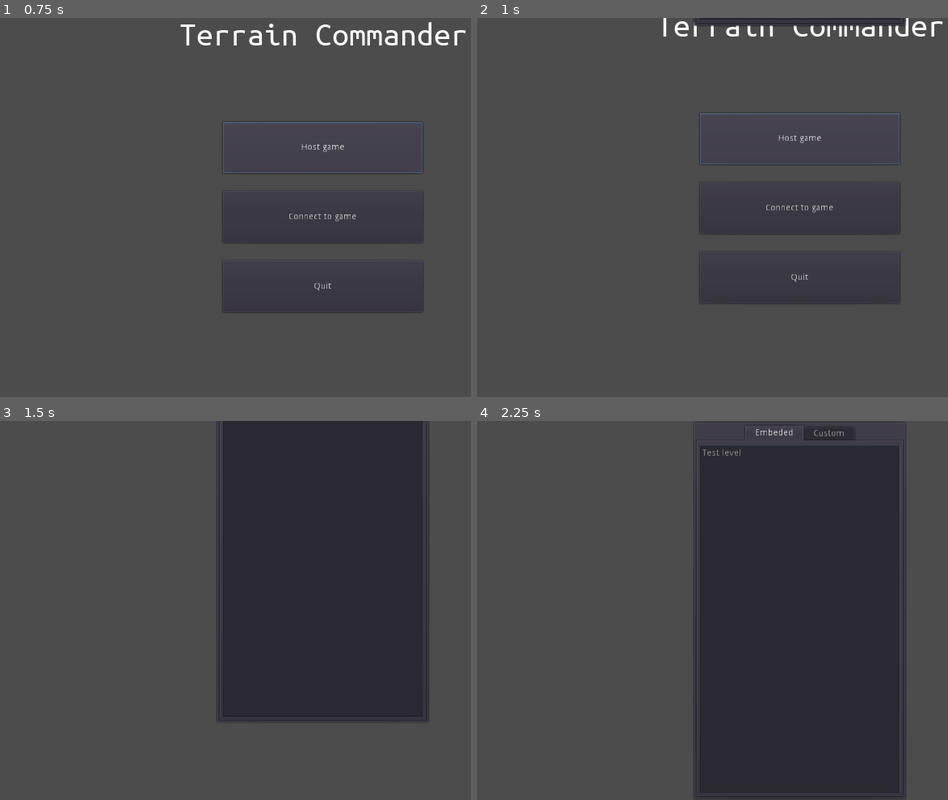
Above: before the commit, frames 1-4 (two rows, left to right).
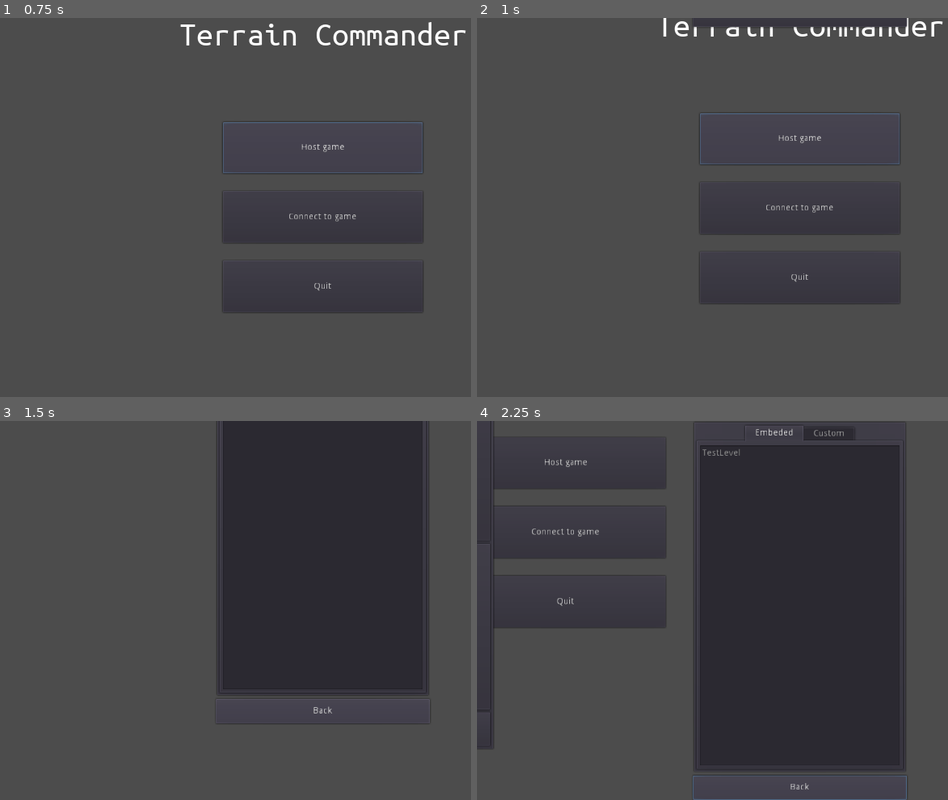
Above: after the commit, the same moments.

Repository: Blinc13/terrain_commander
Game: Godot game, scene res://scenes/ui/MainMenu.tscn
Two runs of this game, one before a commit and one after it. Both use one fixed random seed, a clock stepped at 60 frames per second and the inputs below.
Inputs (mouse positions are in pixels of both pictures, inside the frame that each line leads up to):
- Up to frame 1 (0.75 s): click "Host game" at 0.5 s
- Up to frame 2 (1 s): no input
- Up to frame 3 (1.5 s): click "Connect to game" at 1.25 s
- Up to frame 4 (2.25 s): click (801, 788) at 2 s, where only the run after the commit has a clickable "Back"

Frame 1 is identical in both runs. In frame 2, 0.1% of the frame differs, in the area x 45-92%, y 0-3%; in frame 3, 2.4%; in frame 4, 3.6%, in the area x 0-92%, y 0-100%.

Commit message:
Update ui

Diff:
--- a/project.godot
+++ b/project.godot
@@ -13,6 +13,11 @@
 "class": "Game",
 "language": "GDScript",
 "path": "res://src/objects/game.gd"
+}, {
+"base": "Control",
+"class": "MainMenuRoot",
+"language": "GDScript",
+"path": "res://src/ui/main_menu.gd"
 }, {
 "base": "RigidBody2D",
 "class": "Player",
@@ -46,6 +51,7 @@
 } ]
 _global_script_class_icons={
 "Game": "",
+"MainMenuRoot": "",
 "Player": "",
 "PlayersManager": "",
 "Projectile": "",
--- a/scenes/ui/MainMenu.tscn
+++ b/scenes/ui/MainMenu.tscn
@@ -1,42 +1,16 @@
-[gd_scene load_steps=6 format=2]
+[gd_scene load_steps=8 format=2]
 
 [ext_resource path="res://assets/fonts/Ubuntu_Mono/UbuntuMono-Regular.ttf" type="DynamicFontData" id=1]
 [ext_resource path="res://src/ui/main_menu.gd" type="Script" id=2]
 [ext_resource path="res://src/ui/animation.gd" type="Script" id=3]
+[ext_resource path="res://src/ui/main_menu_title.gd" type="Script" id=4]
+[ext_resource path="res://src/ui/main_menu_levels_list.gd" type="Script" id=5]
+[ext_resource path="res://src/ui/main_menu_lobby.gd" type="Script" id=6]
 
 [sub_resource type="DynamicFont" id=1]
 size = 55
 font_data = ExtResource( 1 )
 
-[sub_resource type="Animation" id=2]
-resource_name = "main_to_levels"
-length = 1.5
-step = 0.5
-tracks/0/type = "value"
-tracks/0/path = NodePath("MainScreen:rect_position")
-tracks/0/interp = 1
-tracks/0/loop_wrap = true
-tracks/0/imported = false
-tracks/0/enabled = true
-tracks/0/keys = {
-"times": PoolRealArray( 0, 1.5 ),
-"transitions": PoolRealArray( 0.129408, 0.129408 ),
-"update": 0,
-"values": [ Vector2( 0, 49 ), Vector2( 3, 737 ) ]
-}
-tracks/1/type = "value"
-tracks/1/path = NodePath("LevelsList/HBoxContainer/LevelsList:rect_position")
-tracks/1/interp = 1
-tracks/1/loop_wrap = true
-tracks/1/imported = false
-tracks/1/enabled = true
-tracks/1/keys = {
-"times": PoolRealArray( 0, 1.5 ),
-"transitions": PoolRealArray( 0.1291, 0.1291 ),
-"update": 0,
-"values": [ Vector2( 283, -554 ), Vector2( 280, 78 ) ]
-}
-
 [node name="Control" type="Control"]
 anchor_right = 1.0
 anchor_bottom = 1.0
@@ -49,6 +23,7 @@
 margin_top = -300.0
 margin_bottom = 300.0
 alignment = 1
+script = ExtResource( 4 )
 
 [node name="Label" type="Label" parent="MainScreen"]
 margin_right = 1024.0
@@ -135,6 +110,7 @@
 anchor_bottom = 0.5
 margin_top = -900.0
 margin_bottom = -300.0
+script = ExtResource( 5 )
 
 [node name="HBoxContainer" type="HBoxContainer" parent="LevelsList"]
 margin_right = 1024.0
@@ -146,19 +122,25 @@
 margin_bottom = 600.0
 size_flags_horizontal = 3
 
-[node name="LevelsList" type="PanelContainer" parent="LevelsList/HBoxContainer"]
+[node name="VBoxContainer" type="VBoxContainer" parent="LevelsList/HBoxContainer"]
 margin_left = 342.0
 margin_right = 681.0
 margin_bottom = 600.0
 size_flags_horizontal = 3
 
-[node name="TabContainer" type="TabContainer" parent="LevelsList/HBoxContainer/LevelsList"]
+[node name="LevelsList" type="PanelContainer" parent="LevelsList/HBoxContainer/VBoxContainer"]
+margin_right = 339.0
+margin_bottom = 557.0
+size_flags_horizontal = 3
+size_flags_vertical = 3
+
+[node name="TabContainer" type="TabContainer" parent="LevelsList/HBoxContainer/VBoxContainer/LevelsList"]
 margin_left = 7.0
 margin_top = 7.0
 margin_right = 332.0
-margin_bottom = 593.0
-
-[node name="Embeded" type="ItemList" parent="LevelsList/HBoxContainer/LevelsList/TabContainer"]
+margin_bottom = 550.0
+
+[node name="Embeded" type="ItemList" parent="LevelsList/HBoxContainer/VBoxContainer/LevelsList/TabContainer"]
 anchor_right = 1.0
 anchor_bottom = 1.0
 margin_left = 4.0
@@ -167,10 +149,18 @@
 margin_bottom = -4.0
 max_columns = 2
 
-[node name="Custom" type="ItemList" parent="LevelsList/HBoxContainer/LevelsList/TabContainer"]
+[node name="Custom" type="ItemList" parent="LevelsList/HBoxContainer/VBoxContainer/LevelsList/TabContainer"]
 visible = false
 margin_right = 40.0
 margin_bottom = 40.0
+
+[node name="BackButton" type="Button" parent="LevelsList/HBoxContainer/VBoxContainer"]
+margin_top = 561.0
+margin_right = 339.0
+margin_bottom = 600.0
+size_flags_vertical = 3
+size_flags_stretch_ratio = 0.07
+text = "Back"
 
 [node name="Separator2" type="Control" parent="LevelsList/HBoxContainer"]
 margin_left = 685.0
@@ -186,6 +176,7 @@
 margin_top = -300.0
 margin_right = -1024.0
 margin_bottom = 300.0
+script = ExtResource( 6 )
 
 [node name="HBoxContainer" type="HBoxContainer" parent="Lobby"]
 margin_right = 1024.0
@@ -211,14 +202,14 @@
 
 [node name="StartServer" type="Button" parent="Lobby/HBoxContainer/Lobby/VBoxContainer"]
 margin_right = 325.0
-margin_bottom = 291.0
+margin_bottom = 262.0
 size_flags_vertical = 3
 text = "Start server"
 
 [node name="Connect" type="Button" parent="Lobby/HBoxContainer/Lobby/VBoxContainer"]
-margin_top = 295.0
+margin_top = 266.0
 margin_right = 325.0
-margin_bottom = 586.0
+margin_bottom = 529.0
 size_flags_vertical = 3
 text = "Connect to server"
 
@@ -230,21 +221,32 @@
 size_flags_vertical = 3
 text = "Start game"
 
+[node name="BackButton" type="Button" parent="Lobby/HBoxContainer/Lobby/VBoxContainer"]
+margin_top = 533.0
+margin_right = 325.0
+margin_bottom = 586.0
+size_flags_vertical = 3
+size_flags_stretch_ratio = 0.2
+text = "Back"
+
 [node name="Separator2" type="Control" parent="Lobby/HBoxContainer"]
 margin_left = 685.0
 margin_right = 1024.0
 margin_bottom = 600.0
 size_flags_horizontal = 3
 
-[node name="AnimationPlayer" type="AnimationPlayer" parent="."]
-anims/main_to_levels = SubResource( 2 )
-
 [node name="Tween" type="Tween" parent="."]
 script = ExtResource( 3 )
 
-[connection signal="pressed" from="MainScreen/HBoxContainer/VBoxContainer/HostButton" to="." method="host"]
-[connection signal="pressed" from="MainScreen/HBoxContainer/VBoxContainer/QuitButton" to="." method="quit"]
-[connection signal="item_activated" from="LevelsList/HBoxContainer/LevelsList/TabContainer/Embeded" to="." method="embeded_level_selected"]
-[connection signal="pressed" from="Lobby/HBoxContainer/Lobby/VBoxContainer/StartServer" to="." method="server_start"]
-[connection signal="pressed" from="Lobby/HBoxContainer/Lobby/VBoxContainer/Connect" to="." method="connect_to_server"]
-[connection signal="pressed" from="Lobby/HBoxContainer/Lobby/VBoxContainer/StartGame" to="." method="start_game"]
+[connection signal="pressed" from="MainScreen/HBoxContainer/VBoxContainer/HostButton" to="MainScreen" method="host_game"]
+[connection signal="pressed" from="MainScreen/HBoxContainer/VBoxContainer/ConnectButton" to="MainScreen" method="connect_to_game"]
+[connection signal="pressed" from="MainScreen/HBoxContainer/VBoxContainer/QuitButton" to="MainScreen" method="close_game"]
+[connection signal="LevelSelected" from="LevelsList" to="." method="level_selected"]
+[connection signal="LevelSelected" from="LevelsList" to="Lobby" method="set_level"]
+[connection signal="item_activated" from="LevelsList/HBoxContainer/VBoxContainer/LevelsList/TabContainer/Embeded" to="LevelsList" method="embeded_level_selected"]
+[connection signal="item_activated" from="LevelsList/HBoxContainer/VBoxContainer/LevelsList/TabContainer/Custom" to="LevelsList" method="custom_level_selected"]
+[connection signal="pressed" from="LevelsList/HBoxContainer/VBoxContainer/BackButton" to="." method="undo_change_places"]
+[connection signal="pressed" from="Lobby/HBoxContainer/Lobby/VBoxContainer/StartServer" to="Lobby" method="start_server"]
+[connection signal="pressed" from="Lobby/HBoxContainer/Lobby/VBoxContainer/Connect" to="Lobby" method="connect_to_server"]
+[connection signal="pressed" from="Lobby/HBoxContainer/Lobby/VBoxContainer/StartGame" to="Lobby" method="start_game"]
+[connection signal="pressed" from="Lobby/HBoxContainer/Lobby/VBoxContainer/BackButton" to="." method="undo_change_places"]
--- a/src/ui/animation.gd
+++ b/src/ui/animation.gd
@@ -9,7 +9,5 @@
 	var f_pos = ui_el_f.rect_position
 	var s_pos = ui_el_s.rect_position
 
-	print(f_pos, " ", s_pos)
-
 	add_move(ui_el_f, f_pos, s_pos, time)
 	add_move(ui_el_s, s_pos, f_pos, time)
--- a/src/ui/main_menu.gd
+++ b/src/ui/main_menu.gd
@@ -1,50 +1,35 @@
 extends Control
 
-onready var levels_list = $LevelsList/HBoxContainer/LevelsList
+class_name MainMenuRoot
 
-func quit():
-	get_tree().quit(0)
+class Changes:
+	var ui_el_f: Control
+	var ui_el_s: Control
 
-func host():
-	init_levels_list()
+	func _init(ui_el_f: Control, ui_el_s: Control):
+		self.ui_el_f = ui_el_f
+		self.ui_el_s = ui_el_s
 
-	$Tween.change_places($MainScreen, $LevelsList, 1.6)
-	$Tween.start()
+const TRANSITION_TIME = 1.6
 
-#######################Levels list############################
-onready var embeded_levels = $LevelsList/HBoxContainer/LevelsList/TabContainer/Embeded
-#onready var custom_levels = $LevelsList/TabContainer/Custom
-var selected_level_scene_path: String
+onready var levels = $LevelsList
+onready var lobby = $Lobby
+onready var tween = $Tween
 
-func init_levels_list():
-	add_embeded_level("Test level", "res://levels/TestLevel.tscn")
+var changes_list = Array()
+
+func change_places(changes: Changes):
+	changes_list.push_back(changes)
+
+	tween.change_places(changes.ui_el_f, changes.ui_el_s, TRANSITION_TIME)
+	tween.start()
+
+func undo_change_places():
+	var changes = changes_list.pop_back()
+
+	tween.change_places(changes.ui_el_s, changes.ui_el_f, TRANSITION_TIME)
+	tween.start()
 
 
-var embeded_levels_list = Array()
-#var custom_levels_list = Array()
-
-func add_embeded_level(name: String, path: String):
-	embeded_levels.add_item(name)
-	embeded_levels_list.push_back(path)
-
-func embeded_level_selected(index):
-	# This is prototype
-	selected_level_scene_path = embeded_levels_list[index]
-	init_lobby()
-
-
-#######################Lobby#####################################
-func init_lobby():
-	$Tween.change_places($LevelsList, $Lobby, 1.6)
-	$Tween.start()
-
-func server_start():
-	Server.init(true, Server.Parameters.new())
-	$Lobby/VBoxContainer/StartGame.show()
-
-func connect_to_server():
-	Server.init(false, Server.Parameters.new("127.0.0.1"))
-
-func start_game():
-	Server.start_game(selected_level_scene_path)
-	hide()
+func level_selected(path):
+	print_debug(path)
--- /dev/null
+++ b/src/ui/main_menu_levels_list.gd
@@ -0,0 +1,29 @@
+extends VBoxContainer
+
+signal LevelSelected(path)
+
+onready var embeded = $HBoxContainer/VBoxContainer/LevelsList/TabContainer/Embeded
+onready var custom = $HBoxContainer/VBoxContainer/LevelsList/TabContainer/Custom
+
+var embeded_levels_path_list = PoolStringArray()
+var custom_levels_path_list = PoolStringArray()
+
+func _ready():
+	add_embeded_level("TestLevel", "res://levels/TestLevel.tscn")
+
+
+func add_embeded_level(name: String, path: String):
+	embeded.add_item(name)
+	embeded_levels_path_list.push_back(path)
+
+func add_custom_level(name: String, path: String):
+	custom.add_item(name)
+	custom_levels_path_list.push_back(path)
+
+
+# Slots
+func embeded_level_selected(index):
+	emit_signal("LevelSelected", embeded_levels_path_list[index])
+
+func custom_level_selected(index):
+	emit_signal("LevelSelected", custom_levels_path_list[index])
--- /dev/null
+++ b/src/ui/main_menu_lobby.gd
@@ -0,0 +1,19 @@
+extends VBoxContainer
+
+var level: String
+
+func set_level(path: String):
+	level = path
+
+
+func start_server():
+	Server.init(true, Server.Parameters.new())
+
+	$HBoxContainer/Lobby/VBoxContainer/StartGame.show()
+
+func connect_to_server():
+	Server.init(false, Server.Parameters.new("127.0.0.1"))
+
+
+func start_game():
+	Server.start_game(level)
--- /dev/null
+++ b/src/ui/main_menu_title.gd
@@ -0,0 +1,18 @@
+extends VBoxContainer
+
+onready var parrent = get_parent()
+
+func host_game():
+	var changes = MainMenuRoot.Changes.new(self, parrent.levels)
+
+	parrent.change_places(changes)
+
+
+func connect_to_game():
+	var changes = MainMenuRoot.Changes.new(self, parrent.lobby)
+
+	parrent.change_places(changes)
+
+
+func close_game():
+	get_tree().quit(0)
